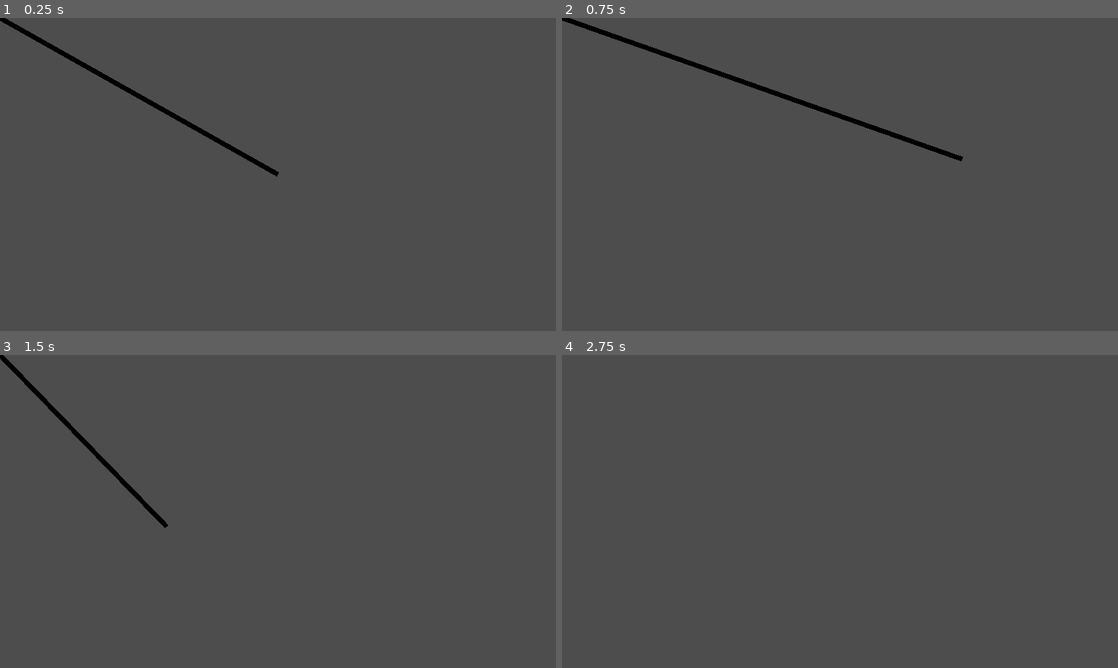
Above: before the commit, frames 1-4 (two rows, left to right).
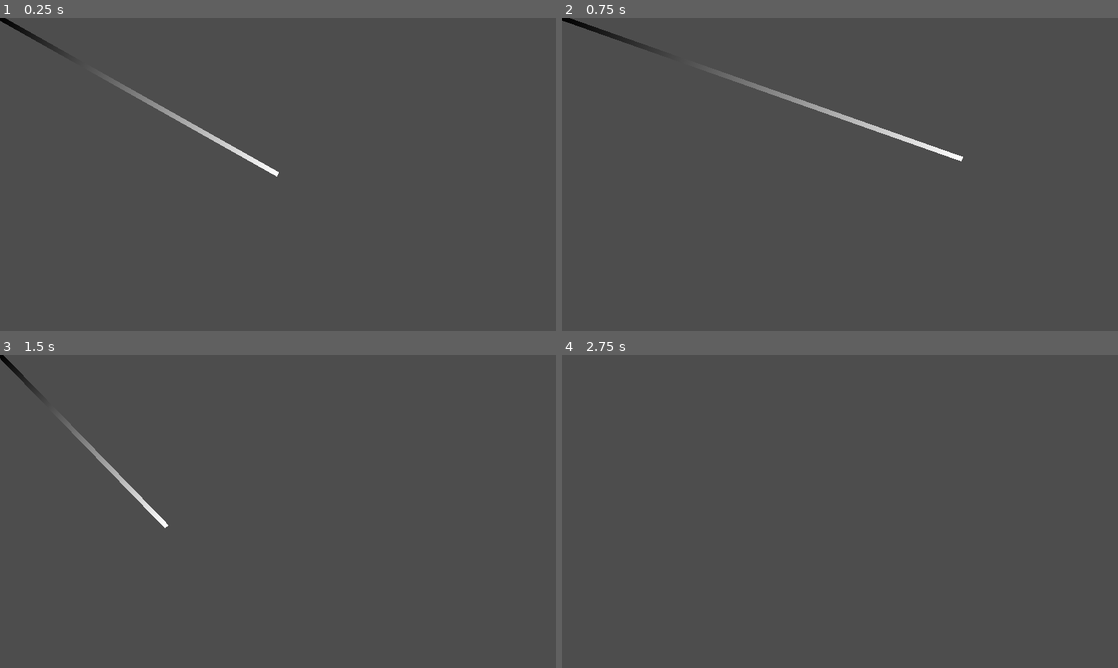
Above: after the commit, the same moments.

Repository: everett-ripley/Colour-Cascade-Game
Game: Godot game, scene res://Scenes/connection.tscn
Same seed, same stepped clock (60 frames per second), same inputs: the game is played once before the commit and once after it. The project has no main scene, so this scene is started directly.
Inputs (mouse positions are in pixels of both pictures, inside the frame that each line leads up to):
- Up to frame 1 (0.25 s): no input
- Up to frame 2 (0.75 s): tap Enter at 0.5 s; move the mouse to (962, 158) at 0.52 s; click (962, 158) at 0.6 s
- Up to frame 3 (1.5 s): tap Space at 1.25 s; move the mouse to (166, 527) at 1.27 s; click (166, 527) at 1.35 s
- Up to frame 4 (2.75 s): tap Enter at 2 s; move the mouse to (895, 442) at 2.02 s; right-click (895, 442) at 2.1 s; click (895, 442) at 2.3 s

The runs differ from the first frame. In frame 1, 0.8% of the frame differs, in the area x 4-51%, y 4-51%; in frame 2, 1.1%, in the area x 6-73%, y 3-46%; in frame 3, 0.6%; in frame 4, nothing differs.

Commit message:
Gradient mix function added to connections
Note:
This doesn't work possibly due to an issue with Godot.
For some reason the middle sections of the gradient aren't being displayed.
If this persists, use the mixed colour on the starting point of the connection.

Diff:
--- a/Materials/connection_gradient.tres
+++ b/Materials/connection_gradient.tres
@@ -1,5 +1,5 @@
 [gd_resource type="Gradient" format=3 uid="uid://dkf8g4tyoh3ud"]
 
 [resource]
-offsets = PackedFloat32Array(0, 0.5, 1)
-colors = PackedColorArray(0, 0, 0, 1, 0, 0, 0, 1, 0, 0, 0, 1)
+offsets = PackedFloat32Array(0, 0.33, 0.66, 1)
+colors = PackedColorArray(0, 0, 0, 1, 0, 0, 0, 1, 0, 0, 0, 1, 0, 0, 0, 1)
--- a/Scenes/connection.gd
+++ b/Scenes/connection.gd
@@ -13,7 +13,8 @@
 func _ready():
 	line.gradient = gradient.duplicate()
 	update_gradient(Vector3(1.0,1.0,1.0), 1)
-	update_gradient(Vector3(1.0,1.0,1.0), 1)
+	update_gradient(Vector3(1.0,1.0,1.0), 2)
+	update_gradient(Vector3(1.0,1.0,1.0), 3)
 
 
 func _process(delta):
@@ -46,22 +47,62 @@
 func update_gradient(color:Vector3, point:int):
 	line.gradient.set_color(point, Color(color[0],color[1],color[2]))
 
+#unideal solution, since it's almost identical logic to the colour_node. Ideally this would be moved to some kind of library
+func mix_nodes(parent_colour:int, target_colour:int)->Vector3:
+	var colour_values : Array[Vector3] = [
+	Vector3(1.0,0.0,0.0), #red
+	Vector3(1.0, 0.3, 0.0), #red_orange
+	Vector3(1.0, 0.5, 0.0), #orange
+	Vector3(1.0, 0.8, 0.0), #yellow_orange
+	Vector3(1.0,1.0,0.0), #yellow
+	Vector3(0.75,1.0,0.0), #yellow_green
+	Vector3(0.0,1.0,0.0), #green
+	Vector3(0.0,0.5,0.5), #blue_green
+	Vector3(0.0,0.0,1.0), #blue
+	Vector3(0.33,0.0,1.0), #blue_violet
+	Vector3(0.6,0.0,0.6), #violet
+	Vector3(0.8, 0.0, 0.4) #red_violet
+	]
+	var difference = abs(target_colour - parent_colour)
+	if difference == 6 or difference == 0:
+		return Vector3(1.0,1.0,1.0)
+	var return_colour : int
+	if difference == 1:
+		return_colour = target_colour
+	elif difference < 6:
+		return_colour = (parent_colour + target_colour)/2
+	elif difference > 6:
+		return_colour = (parent_colour + target_colour)/2 + 6
+	if return_colour < 0:
+		return_colour += 11
+	elif return_colour > 11:
+		return_colour -= 11
+	return colour_values[return_colour]
+
+
 func parent_updated(col:Vector3):
 	update_gradient(col, 0)
+	update_gradient(mix_nodes(parent_node.colour, target_node.colour), 1)
+	update_gradient(mix_nodes(parent_node.colour, target_node.colour), 2)
 
 func target_updated(col:Vector3):
-	update_gradient(col, 2)
+	update_gradient(col, 3)
+	update_gradient(mix_nodes(parent_node.colour, target_node.colour), 1)
+	update_gradient(mix_nodes(parent_node.colour, target_node.colour), 2)
 
 func _on_detector_area_entered(area):
 	if area.is_in_group("ColourNodeArea"):
 		target_node = area.get_parent()
 		var tween = create_tween()
-		tween.tween_method(update_gradient.bind(2), Vector3(line.gradient.get_color(2).r, line.gradient.get_color(2).g, line.gradient.get_color(2).b), target_node.colour_values[target_node.colour], 0.3)
-		#update_gradient(2, target_node.colour_values[target_node.colour])
+		tween.tween_method(update_gradient.bind(3), Vector3(line.gradient.get_color(3).r, line.gradient.get_color(3).g, line.gradient.get_color(3).b), target_node.colour_values[target_node.colour], 0.3)
+		tween.parallel().tween_method(update_gradient.bind(1), Vector3(line.gradient.get_color(1).r, line.gradient.get_color(1).g, line.gradient.get_color(1).b), mix_nodes(parent_node.colour, target_node.colour), 0.3)
+		tween.parallel().tween_method(update_gradient.bind(2), Vector3(line.gradient.get_color(2).r, line.gradient.get_color(2).g, line.gradient.get_color(2).b), mix_nodes(parent_node.colour, target_node.colour), 0.3)
 
 
 func _on_detector_area_exited(area):
 	if area.is_in_group("ColourNodeArea"):
 		target_node = null
 		var tween = create_tween()
-		tween.tween_method(update_gradient.bind(2), Vector3(line.gradient.get_color(2).r, line.gradient.get_color(2).g, line.gradient.get_color(2).b), Vector3(1.0,1.0,1.0), 0.3)
+		tween.tween_method(update_gradient.bind(3), Vector3(line.gradient.get_color(3).r, line.gradient.get_color(3).g, line.gradient.get_color(3).b), Vector3(1.0,1.0,1.0), 0.3)
+		tween.parallel().tween_method(update_gradient.bind(1), Vector3(line.gradient.get_color(1).r, line.gradient.get_color(1).g, line.gradient.get_color(1).b), Vector3(1.0,1.0,1.0), 0.3)
+		tween.parallel().tween_method(update_gradient.bind(2), Vector3(line.gradient.get_color(2).r, line.gradient.get_color(2).g, line.gradient.get_color(2).b), Vector3(1.0,1.0,1.0), 0.3)
